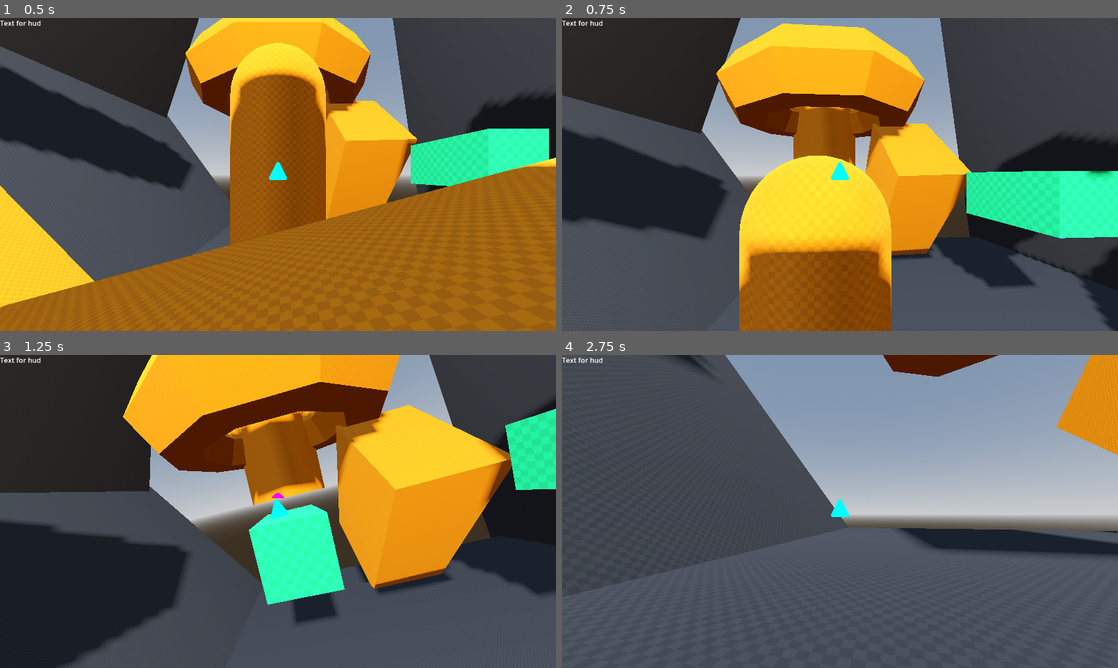
Above: before the commit, frames 1-4 (two rows, left to right).
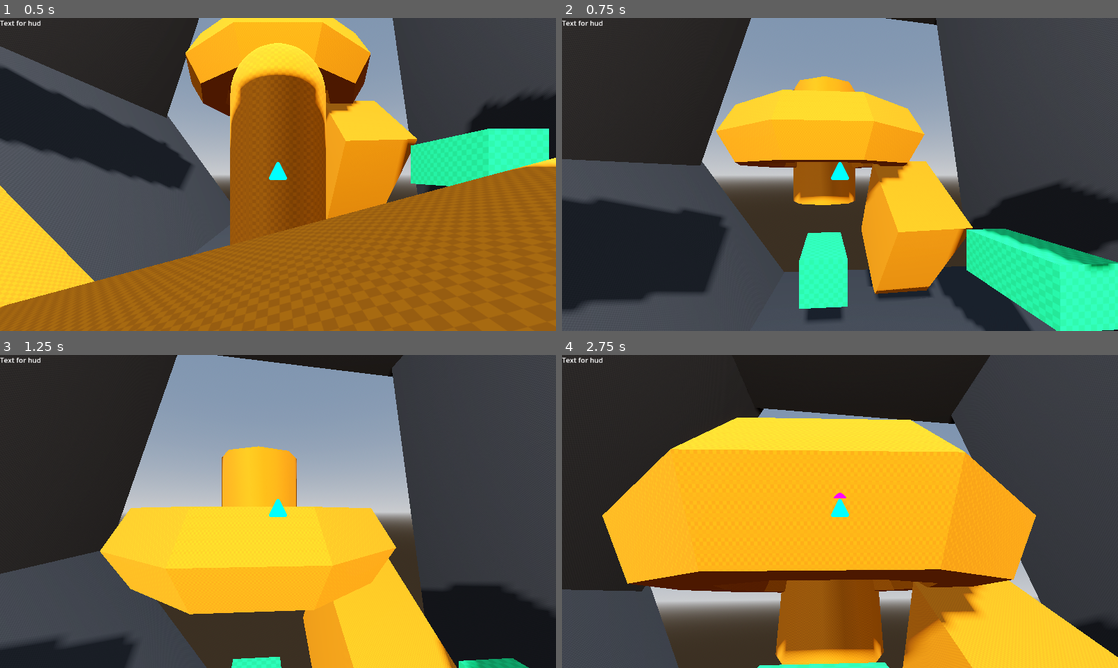
Above: after the commit, the same moments.

Repository: aimforbigfoot/spooder-godot
Game: Godot game, scene res://src/worlds/world.tscn
Two runs of this game, one before a commit and one after it. Both use one fixed random seed, a clock stepped at 60 frames per second and the inputs below.
Inputs (mouse positions are in pixels of both pictures, inside the frame that each line leads up to):
- Up to frame 1 (0.5 s): no input
- Up to frame 2 (0.75 s): tap Enter (ui_accept) at 0.5 s; move the mouse to (867, 174) at 0.52 s; hold Up (ui_up) from 0.53 s (still down); tap E (interact) at 0.6 s
- Up to frame 3 (1.25 s): keep holding Up (ui_up); tap Enter (ui_accept) at 0.77 s
- Up to frame 4 (2.75 s): keep holding Up (ui_up); move the mouse to (812, 511) at 1.27 s; tap E (interact) at 1.35, 2.1 s; tap Enter (ui_accept) at 1.52 s; move the mouse to (851, 505) at 2.02 s

Frame 1 is identical in both runs. In frame 2, 63% of the frame differs, in the area x 0-100%, y 0-100%; in frame 3, 77%; in frame 4, 94%.

Commit message:
this did not make it better

Diff:
--- a/src/player/gravity_controller.gd
+++ b/src/player/gravity_controller.gd
@@ -1,4 +1,3 @@
-# ================= GravityController.gd (Node) =================
 extends Node
 class_name GravityController
 
@@ -9,15 +8,10 @@
 	player = p
 	movementController = m
 
-
 func handleInteract() -> void:
-	if not Input.is_action_just_pressed("interact"):
-		return
-
-	if player.attached:
-		forceDetach()
-	else:
-		tryAttachFromCamera()
+	if not Input.is_action_just_pressed("interact"): return
+	if player.attached: forceDetach()
+	else: tryAttachFromCamera()
 
 func forceDetach() -> void:
 	player.attached = false
@@ -31,34 +25,33 @@
 
 	var space := player.get_world_3d().direct_space_state
 	var q := PhysicsRayQueryParameters3D.create(origin, to)
-	q.exclude = [player]
+	q.exclude = [player.get_rid()] # Use RID for better reliability
 	var hit := space.intersect_ray(q)
 
-	if hit.is_empty():
-		return
-
-	player.attached = true
-	player.supposedUp = (hit["normal"] as Vector3).normalized()
-	player.detachTimer = 0.0
+	if not hit.is_empty():
+		player.attached = true
+		player.supposedUp = (hit["normal"] as Vector3).normalized()
+		player.detachTimer = 0.0
 
 func updateUpAxis(delta: float) -> void:
 	var t := 1.0 - exp(-player.rigReorientRate * delta)
-	player.currentUp = (player.currentUp * (1.0 - t) + player.supposedUp.normalized() * t).normalized()
+	# Smoothly interpolate the "current" up to the "supposed" up
+	player.currentUp = player.currentUp.lerp(player.supposedUp, t).normalized()
 
 	player.up_direction = player.currentUp
+	# Allow walking on any angle when attached
 	player.floor_max_angle = deg_to_rad(179.0 if player.attached else 45.0)
 
 func applyVerticalAccel(delta: float) -> void:
 	var vUp := player.velocity.dot(player.currentUp)
 
 	if player.attached:
+		# "Suction" force to keep you on walls
 		vUp -= player.stickStrength * delta
 		vUp = max(vUp, -player.maxStickSpeed)
-	else:
-		if not player.is_on_floor():
-			vUp -= player.gravityStrength * delta
+	elif not player.is_on_floor():
+		vUp -= player.gravityStrength * delta
 
-	# recompose: keep planar from movement controller, replace vertical component
 	var planar := player.velocity - player.currentUp * player.velocity.dot(player.currentUp)
 	player.velocity = planar + player.currentUp * vUp
 
@@ -79,31 +72,26 @@
 				forceDetach()
 	else:
 		player.supposedUp = Vector3.UP
-		player.detachTimer = 0.0
-
 		if player.autoAttach and supportN != Vector3.ZERO:
+			# Is the surface wall-like? (Normal horizontal-ish)
 			var wallLike := supportN.dot(Vector3.UP) < player.attachWallDot
-
 			var camFwd := (-player.pitchNode.global_transform.basis.z).normalized()
+			# Are we looking at it?
 			var facing := camFwd.dot(-supportN) > player.faceDot
 
 			if wallLike and facing:
 				player.attached = true
 				player.supposedUp = supportN
-				player.detachTimer = 0.0
 
 func clampIntoFloor() -> void:
-	# only when free + on floor: remove negative "into floor" component
-	if player.attached:
-		return
-	if not player.is_on_floor():
-		return
-
+	if player.attached or not player.is_on_floor(): return
 	var vUp := player.velocity.dot(player.currentUp)
 	if vUp < 0.0:
 		player.velocity -= player.currentUp * vUp
 
 func sampleSupportNormal() -> Vector3:
+	# Crucial: Cast the shape slightly "down" relative to player feet
+	player.downProbe.target_position = player.to_local(player.global_position - player.currentUp * 0.5)
 	player.downProbe.force_shapecast_update()
 
 	var bestN := Vector3.ZERO
@@ -111,9 +99,9 @@
 
 	for i in range(player.downProbe.get_collision_count()):
 		var n: Vector3 = player.downProbe.get_collision_normal(i).normalized()
+		# We want the surface most aligned with our feet
 		var score := n.dot(player.currentUp)
 		if score > bestScore:
 			bestScore = score
 			bestN = n
-
 	return bestN
--- a/src/player/player.gd
+++ b/src/player/player.gd
@@ -21,13 +21,13 @@
 @export var speed := 15.0
 @export var gravityStrength := 90.0
 @export var stickStrength := 90.0
-@export var maxStickSpeed := 500.0
-@export var jumpSpeed := 30.0
+@export var maxStickSpeed := 50.0
+@export var jumpSpeed := 60.0
 @export var mouseSens := 0.001
 @export var attachRange := 2.5
 @export var pitchLimit := deg_to_rad(85.0)
 @export var autoAttach := true
-@export var attachWallDot := 0.5
+@export var attachWallDot := 0.8
 @export var faceDot := 0.8 # this big value means (closer to 1 = floor becomes wall) at 0.8 a 20 deg slope becomes a wall
 @export var detachGrace := 0.10
 @export var supportNormalSmoothStep := 25.0     # bigger = snaps faster, smaller = smoother
